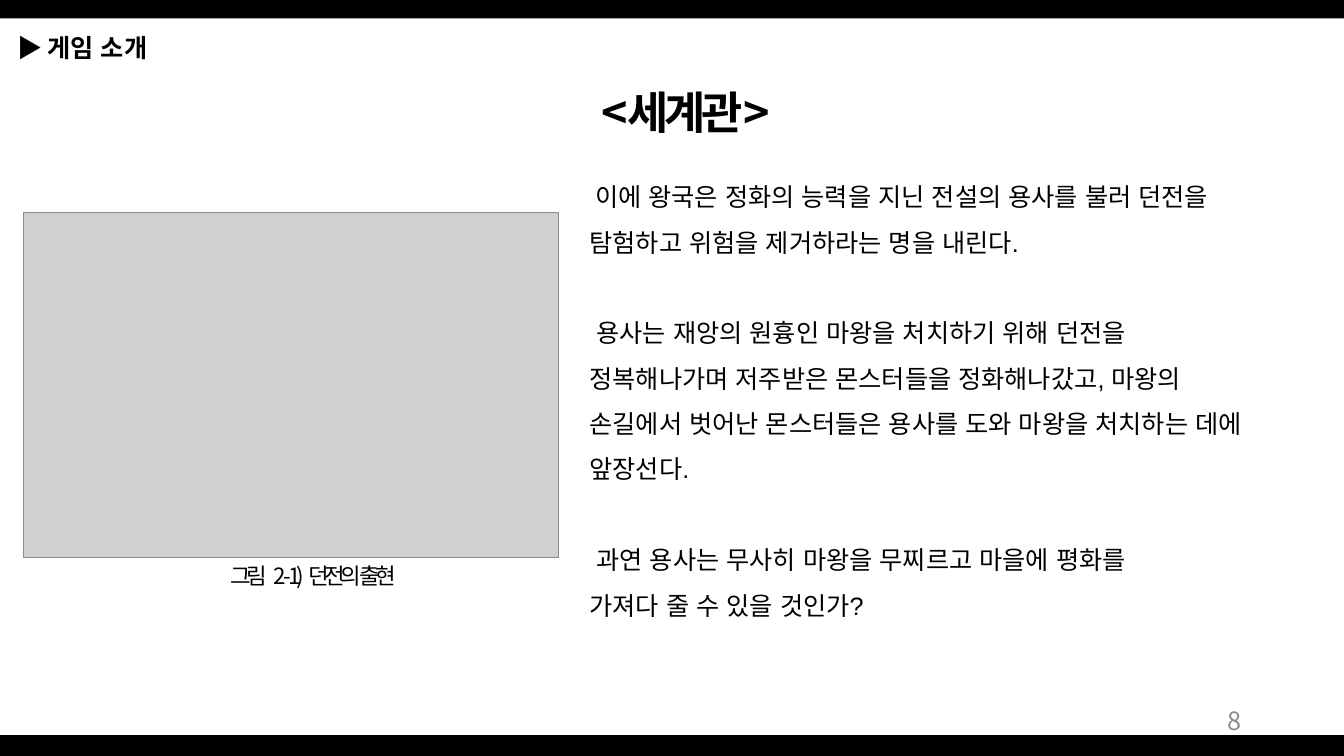
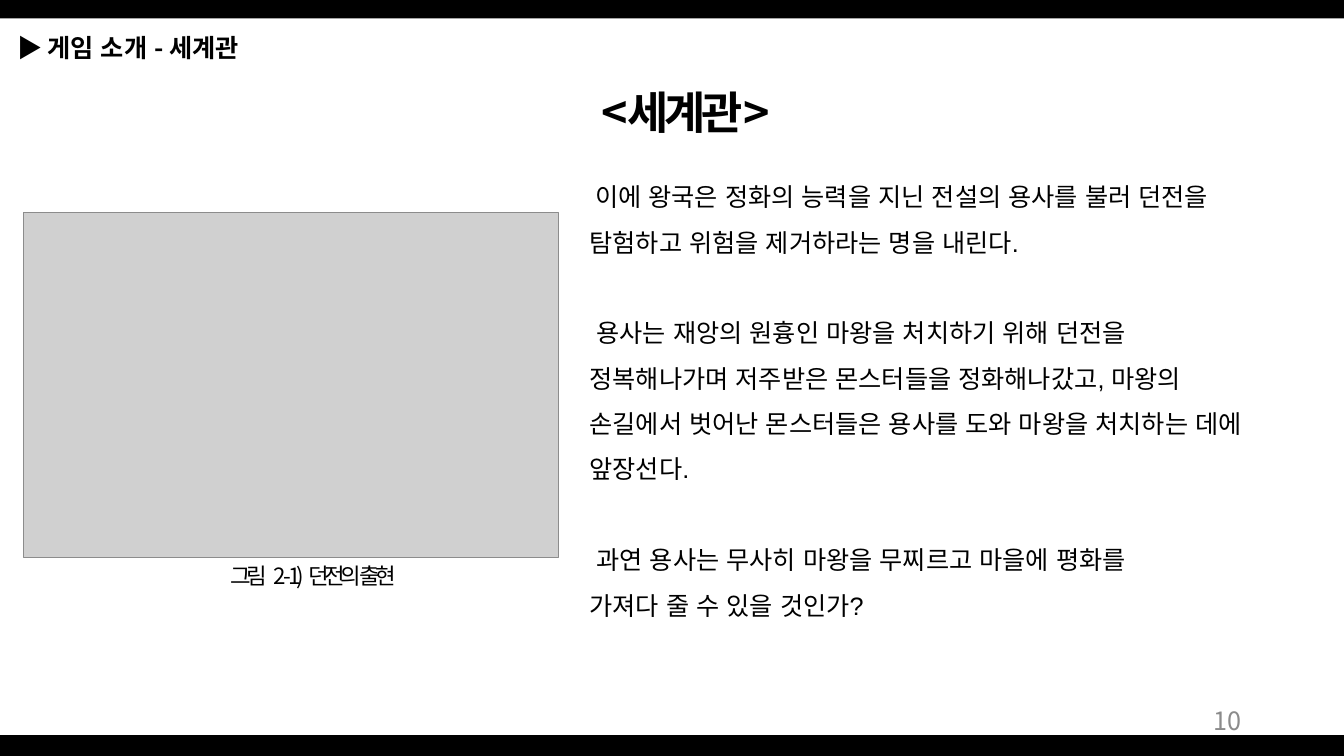
Before and after one commit to Bumizi/GameDesign, a slide deck: slide 10 of 2018 동계방학 기획자 특훈/Dungeon Tamer_190107.pptx (slide 8 before the commit). Drawn at 1344x756 pixels with LibreOffice and Linux fonts; fonts in the diff are those of the drawing; grey boxes stand for pictures. Boxes give left, top, right and bottom in pixels: in the first picture for what was removed or moved away, otherwise in the second. Text is boxed around its words. In the diff, an @@ line names an element or a change of style, - is before the commit and + after.

```diff
--- a/2018 동계방학 기획자 특훈/Dungeon Tamer_190107.pptx
+++ b/2018 동계방학 기획자 특훈/Dungeon Tamer_190107.pptx
@@ text at (x1=47, y1=36, x2=239, y2=60): text changed @@
-▶ 게임 소개
+▶ 게임 소개 - 세계관
@@ page number at (x1=1213, y1=711, x2=1241, y2=737): text changed @@
-8
+10
```
Also in this commit, not shown: 11 other slides changed, 11 slides added.
